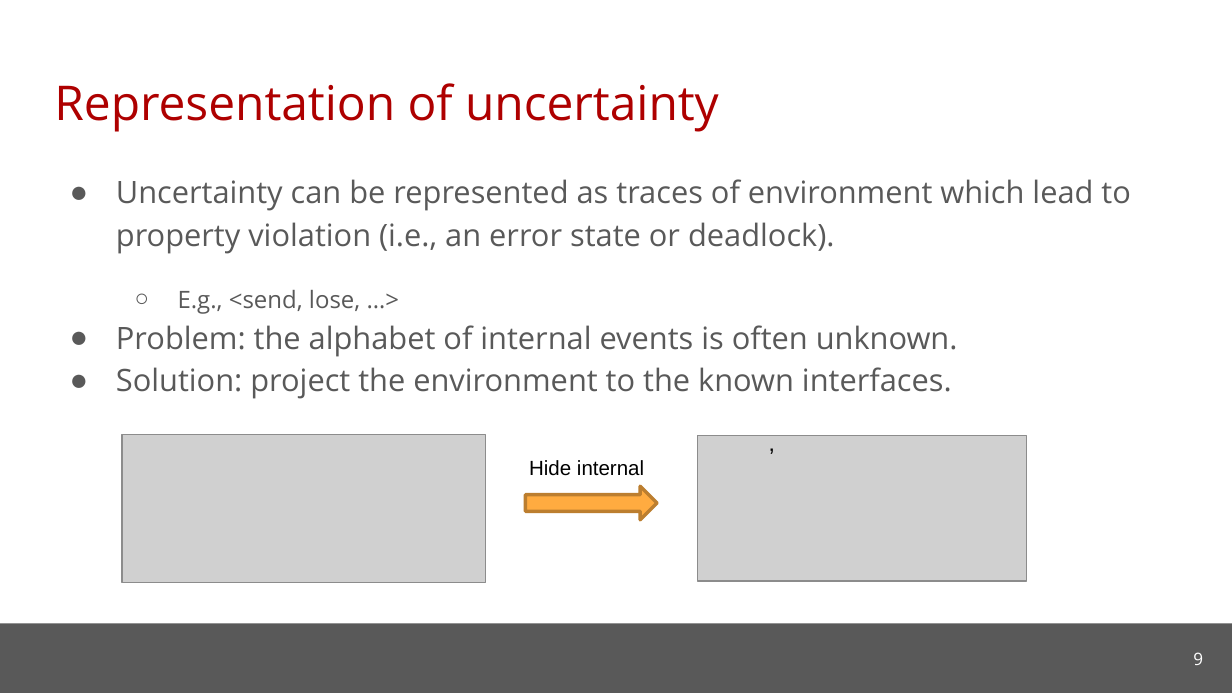
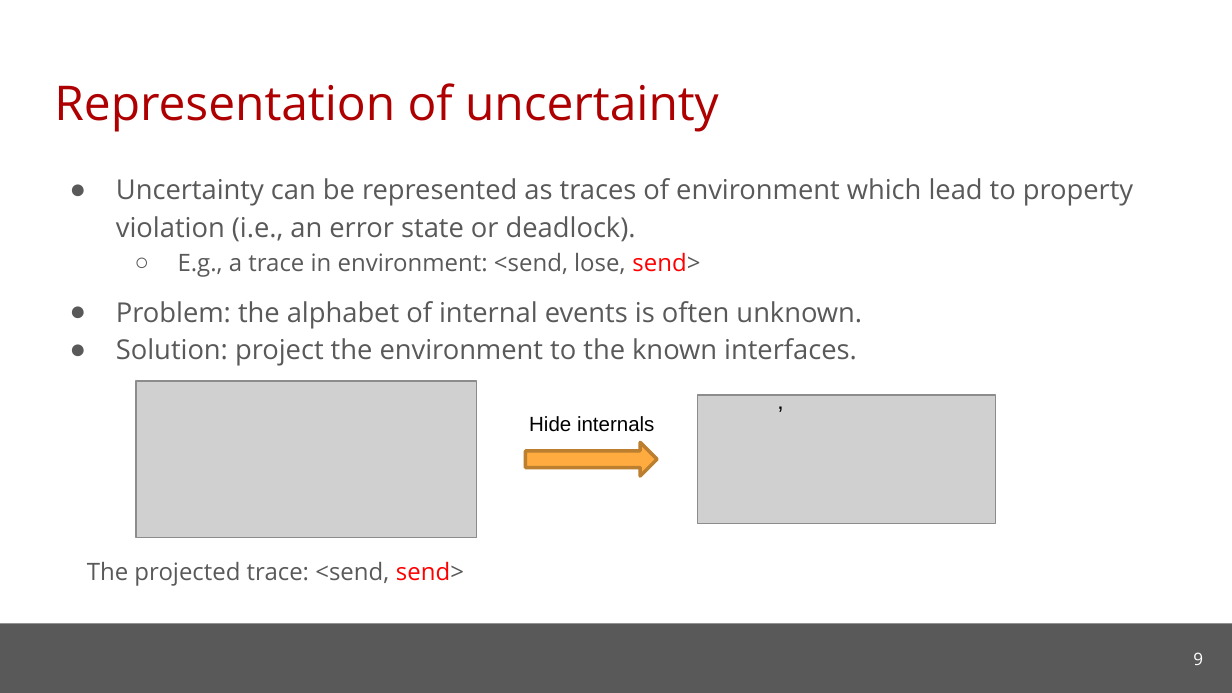
Before and after one commit to cmu-soda/Robustness, a slide deck: slide 9 of Robustness.pptx. Drawn at 1232x693 pixels with LibreOffice and Linux fonts; fonts in the diff are those of the drawing; grey boxes stand for pictures; background and template pictures are left out. Boxes give left, top, right and bottom in pixels: in the first picture for what was removed or moved away, otherwise in the second. Text is boxed around its words. In the diff, an @@ line names an element or a change of style, - is before the commit and + after.

Commit message:
Update slides

```diff
--- a/Robustness.pptx
+++ b/Robustness.pptx
@@ text at bbox=[116, 178, 1133, 366]: size 18 to 16 pt in "Uncertainty can be represented as traces of ...", "Problem: the alphabet of internal events is ...", "Solution: project the environment to the known ..." @@
@@ text at bbox=[178, 252, 700, 277]: text changed @@
-  ○ E.g., <send, lose, …>
+  ○ E.g., a trace in environment: <send, lose, send>
@@ picture added at bbox=[136, 381, 477, 537] @@
@@ text at bbox=[529, 416, 654, 432]: text changed @@
-Hide internal
+Hide internals
@@ picture added at bbox=[697, 395, 995, 524] @@
@@ text "’" rewrapped from bbox=[756, 436, 781, 478] to bbox=[766, 393, 796, 435] @@
@@ picture removed at bbox=[122, 435, 485, 583] @@
@@ right arrow: place and size @@
-right arrow at bbox=[526, 487, 658, 520]
+right arrow at bbox=[526, 442, 658, 476]
@@ picture removed at bbox=[697, 436, 1026, 582] @@
@@ text added at bbox=[87, 561, 464, 586], 14 pt, text #595959 @@
+The projected trace: <send, send>
```
Also in this commit, not shown: 3 other slides changed, 4 slides added.
